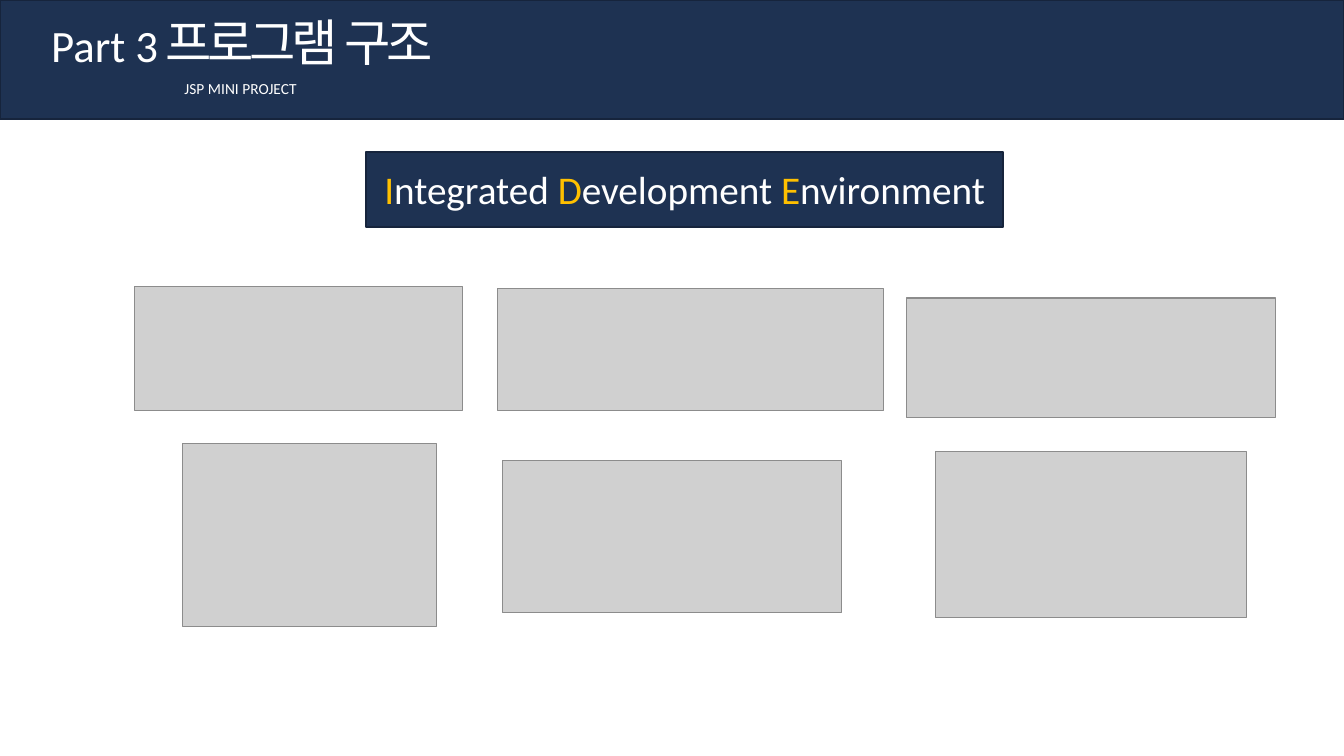
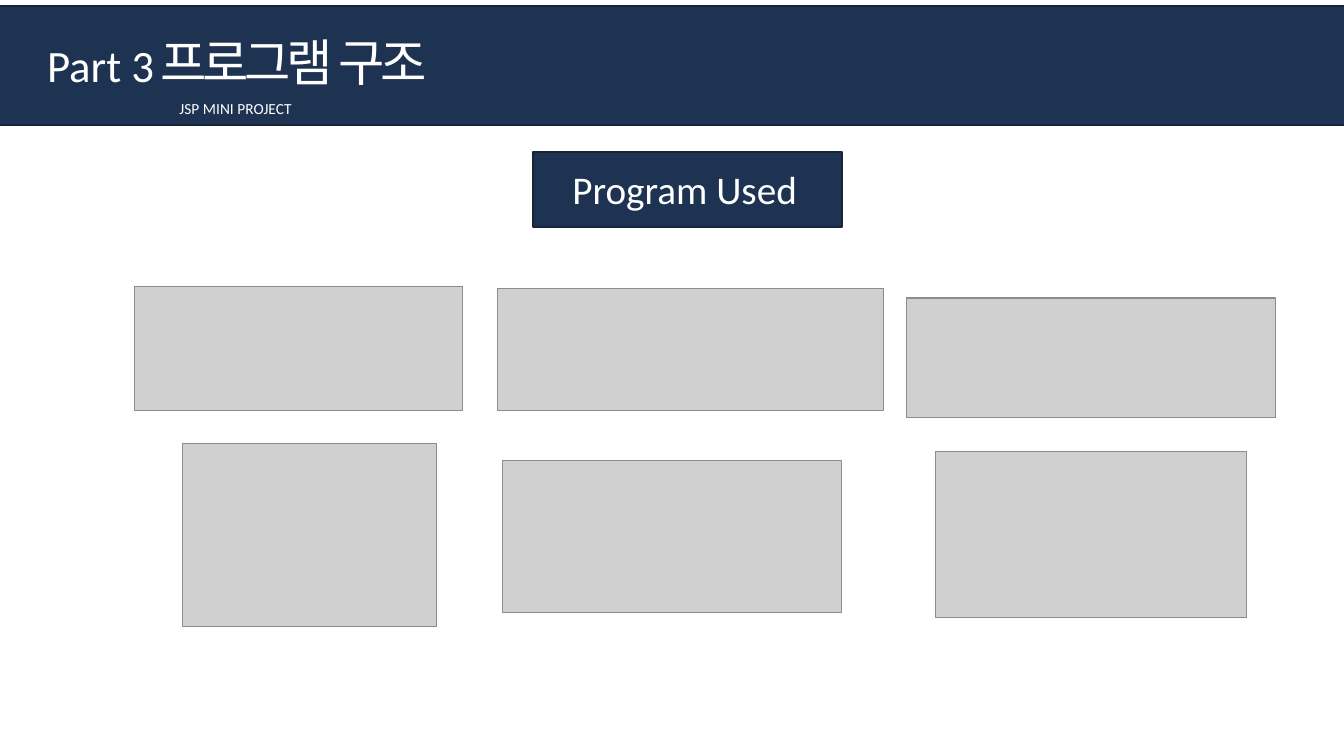
Before and after one commit to seonguk-choi/MiniProject, a slide deck: slide 9 of MiniProject/MiniPPT.pptx. Drawn at 1344x756 pixels with LibreOffice and Linux fonts; fonts in the diff are those of the drawing; grey boxes stand for pictures. Boxes give left, top, right and bottom in pixels: in the first picture for what was removed or moved away, otherwise in the second. Text is boxed around its words. In the diff, an @@ line names an element or a change of style, - is before the commit and + after.

```diff
--- a/MiniProject/MiniPPT.pptx
+++ b/MiniProject/MiniPPT.pptx
@@ rectangle: place and size @@
-rectangle at (0, 0, 1344, 119)
+rectangle at (0, 6, 1344, 125)
@@ text "프로그램 구조": place and size @@
-text "프로그램 구조" at (165, 19, 433, 65)
+text "프로그램 구조" at (160, 39, 428, 85)
@@ text "Part 3": place and size @@
-text "Part 3" at (51, 33, 158, 63)
+text "Part 3" at (47, 53, 154, 83)
@@ text "JSP MINI PROJECT": place and size @@
-text "JSP MINI PROJECT" at (184, 84, 296, 94)
+text "JSP MINI PROJECT" at (179, 104, 291, 114)
@@ rectangle: place and size @@
-rectangle at (366, 151, 1004, 227)
+rectangle at (533, 151, 842, 227)
@@ text at (572, 176, 796, 211): text changed @@
-Integrated Development Environment
+Program Used
```
Also in this commit, not shown: 16 other slides changed, 1 other file.
